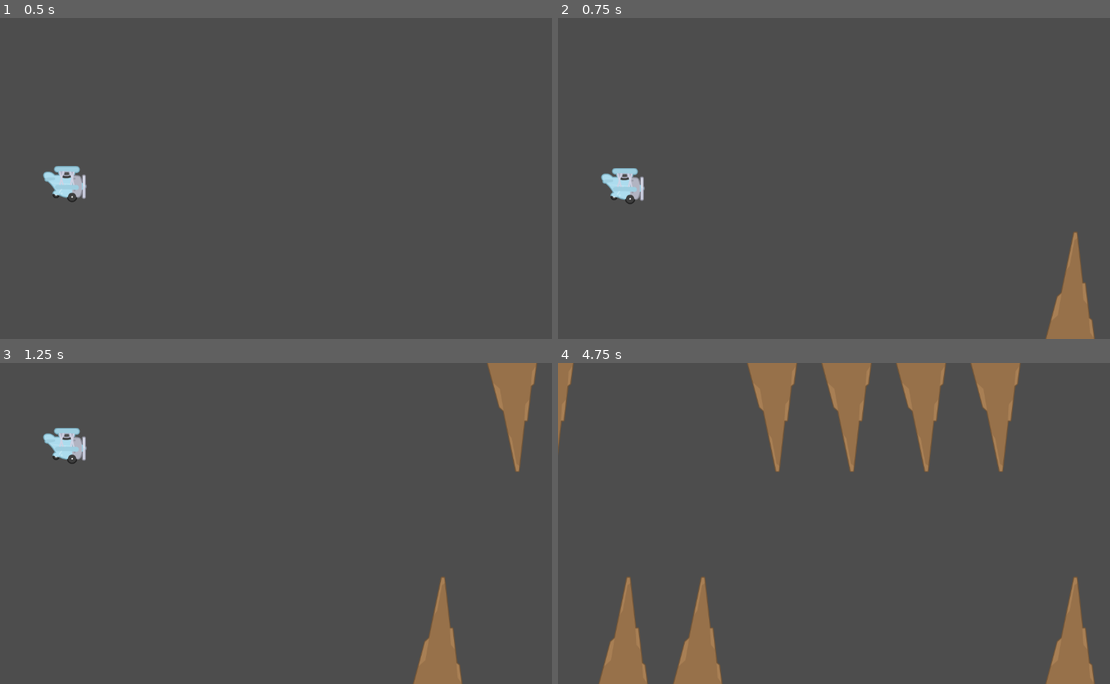
Above: before the commit, frames 1-4 (two rows, left to right).
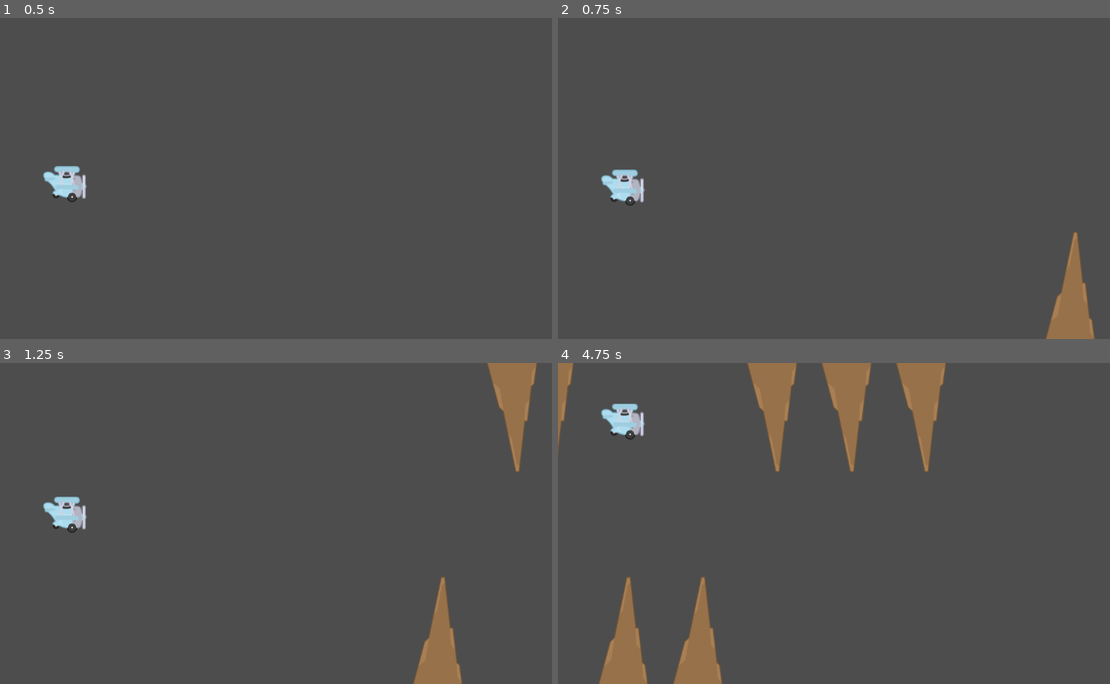
Above: after the commit, the same moments.

Repository: Earvizu17/spinnyplane
Game: Godot game, scene res://node_2d.tscn
The game is run twice, just before and just after one commit, with the same random seed, the same clock (stepped at 60 frames per second) and the same inputs.
Inputs (mouse positions are in pixels of both pictures, inside the frame that each line leads up to):
- Up to frame 1 (0.5 s): no input
- Up to frame 2 (0.75 s): tap Up (flap) at 0.6 s
- Up to frame 3 (1.25 s): tap Up (flap) at 0.77, 1.07 s
- Up to frame 4 (4.75 s): tap Up (flap) at 1.35, 1.52, 1.82, 2.1, 2.85, 3.02, 3.32, 3.6, 3.77, 4.07 s; click (850, 520) at 4.25 s, where only the run after the commit has a clickable "Play Again"

Frame 1 is identical in both runs. In frame 2, 0.3% of the frame differs, in the area x 7-16%, y 46-59%; in frame 3, 1.2%; in frame 4, 3.6%, in the area x 7-98%, y 0-100%.

Commit message:
plane mod

Diff:
--- a/plane.gd
+++ b/plane.gd
@@ -4,13 +4,12 @@
 
 # Called when the node enters the scene tree for the first time.
 func _ready() -> void:
-	pass # Replace with function body.
+	pass
 
 
-# Called every frame. 'delta' is the elapsed time since the previous frame.
 func _process(delta: float) -> void:
 	if Input.is_action_just_pressed("flap"):
-		self.apply_force(Vector2(0, -15250))
+		self.linear_velocity = Vector2(self.linear_velocity.x, -100)  # Set a consistent upward velocity.
 		flappyblueplane.play("flap")
 
 
